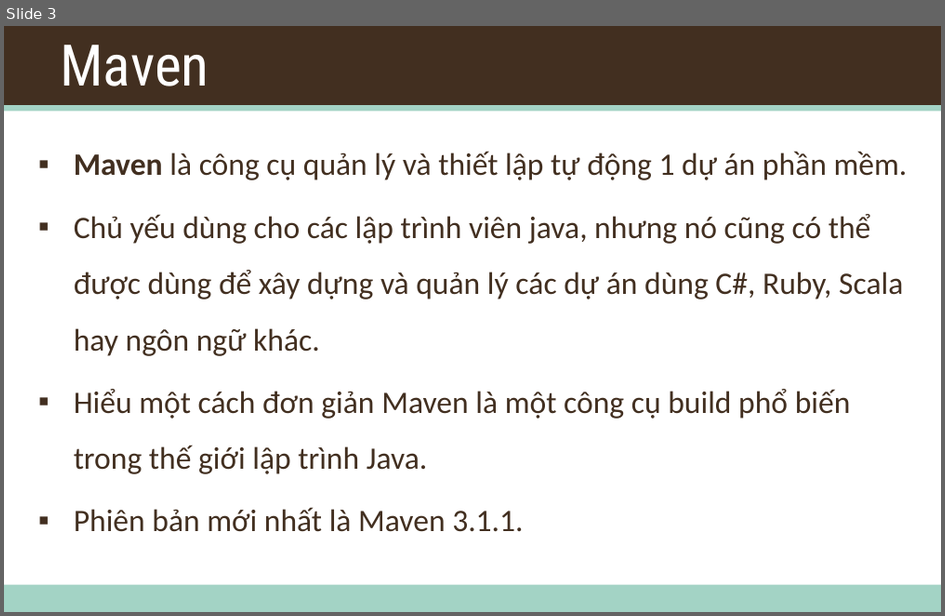
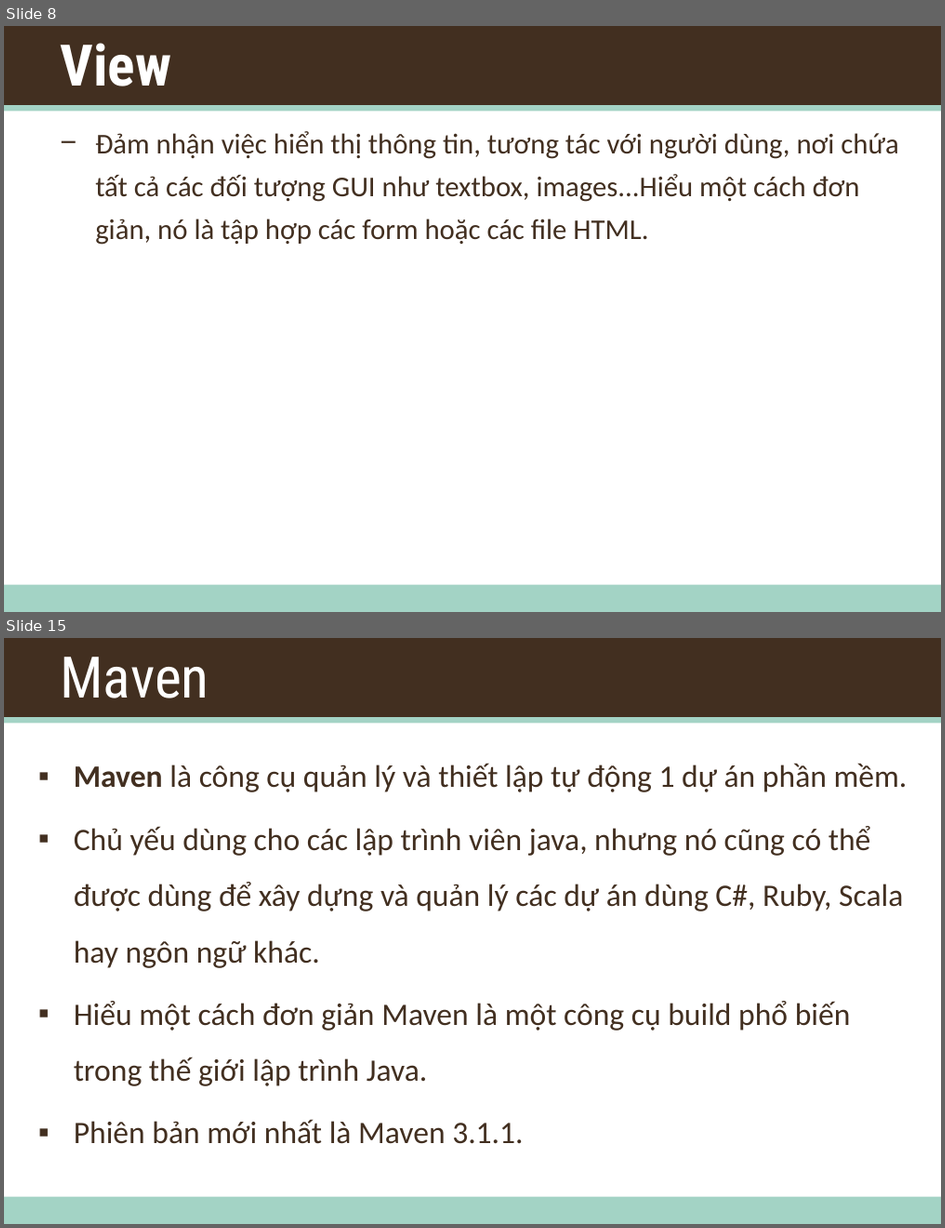
Before and after one commit to daotk/cap-deadline, a slide deck: Training/Training.pptx. Shown one above the other, each under a label of ours: slide 3 before the commit, slides 8 and 15 after it; the slides between them are not shown. The pictures are 945x616 and 945x1228 pixels, drawn with LibreOffice and Linux fonts; fonts in the diff are those of the drawing; background and template pictures are left out. Boxes give left, top, right and bottom in pixels: in the first picture for what was removed or moved away, otherwise in the second. Text is boxed around its words. In the diff, an @@ line names an element or a change of style, - is before the commit and + after.

```diff
--- a/Training/Training.pptx
+++ b/Training/Training.pptx
@@ slide 8 added at <box>4,26,941,612</box>, background #FFFFFF; not listed: 3 template elements that a slide beside it also shows @@
@@ title added at <box>60,43,171,86</box>, 44 pt, text #FFFFFF, bold @@
+View
@@ text added at <box>95,131,899,245</box>, 22 pt, text #422F20 @@
+− Đảm nhận việc hiển thị thông tin, tương tác với người dùng, nơi chứa tất cả các đối tượng GUI như textbox, images...Hiểu một cách đơn giản, nó là tập hợp các form hoặc các file HTML.
@@ what was slide 3 is now slide 15 @@
```
Also in this commit, not shown: 1 slide changed, 12 other slides added, 1 slide removed.
